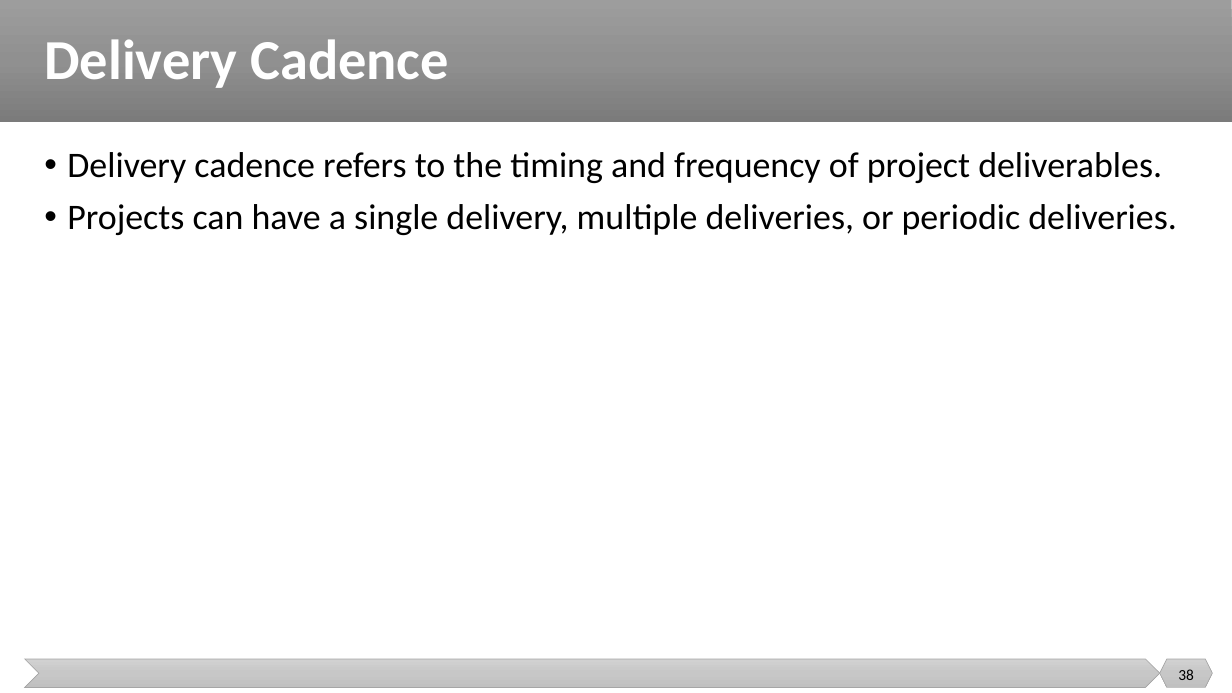
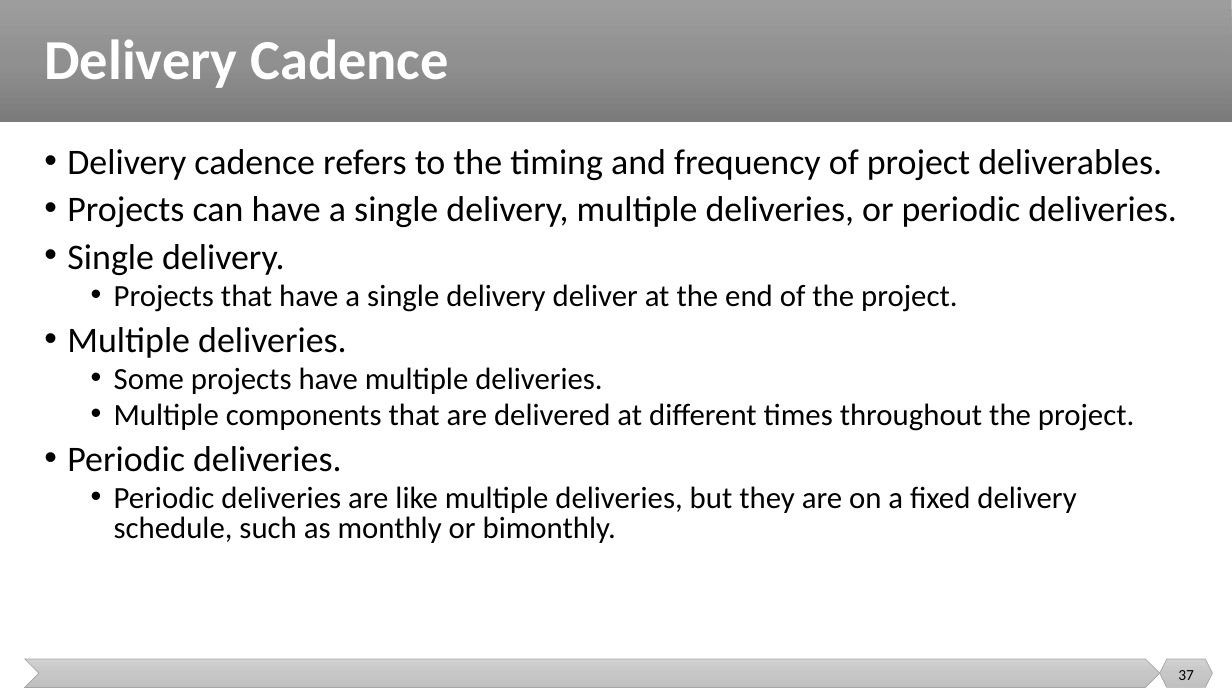
Before and after one commit to malenezi/malenezi, a slide deck: slide 37 of SE423/Lectures/1-Introduction/Project Performance Domains.pptx (slide 38 before the commit). Drawn at 1232x693 pixels with LibreOffice and Linux fonts; fonts in the diff are those of the drawing. Boxes give left, top, right and bottom in pixels: in the first picture for what was removed or moved away, otherwise in the second. Text is boxed around its words. In the diff, an @@ line names an element or a change of style, - is before the commit and + after.

```diff
--- a/SE423/Lectures/1-Introduction/Project Performance Domains.pptx
+++ b/SE423/Lectures/1-Introduction/Project Performance Domains.pptx
@@ text at [67, 149, 1177, 227]: line spacing 0.9 to 0.8 @@
@@ text at [67, 244, 1134, 543]: paragraphs added @@
+• Single delivery.
+  • Projects that have a single delivery deliver at the end of the project.
+• Multiple deliveries.
+  • Some projects have multiple deliveries.
+  • Multiple components that are delivered at different times throughout the project.
+• Periodic deliveries.
+  • Periodic deliveries are like multiple deliveries, but they are on a fixed delivery schedule, such as monthly or bimonthly.
@@ page number at [1178, 670, 1194, 680]: text changed @@
-38
+37
```
Also in this commit, not shown: 9 other slides changed, 9 slides removed, 1 other file.
